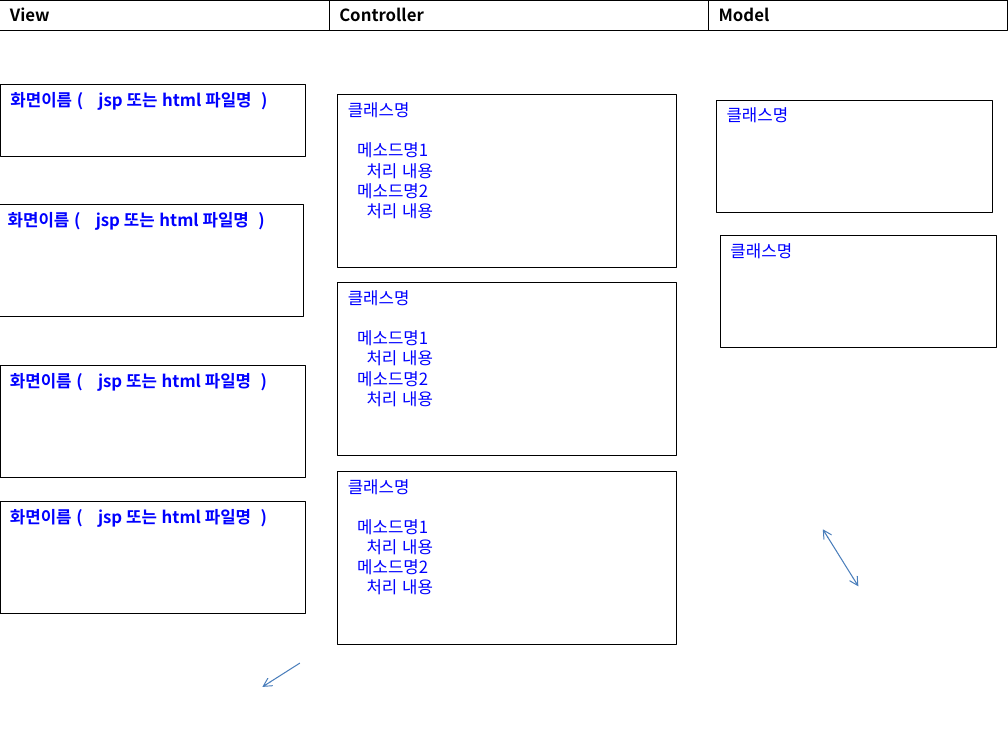
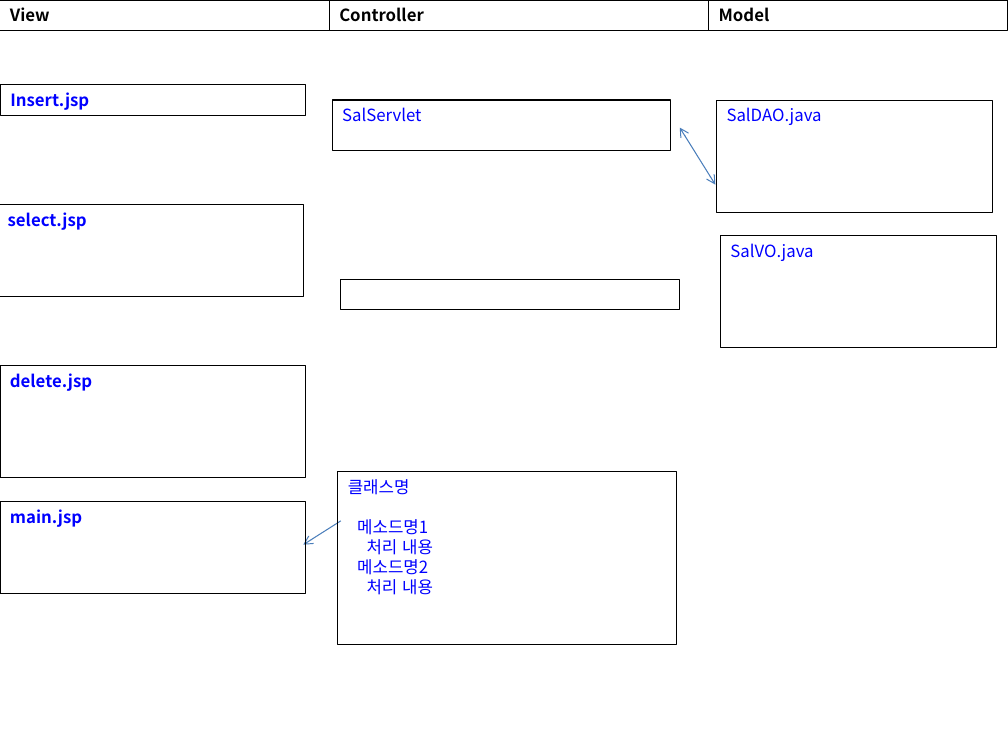
Before and after one commit to 29592/IOT, a slide deck: slide 1 of iot/02 JSP Servlet/02 lab/lab15 Salgrade (MVC model2) 설계 문제.pptx. Drawn at 1008x756 pixels with LibreOffice and Linux fonts; fonts in the diff are those of the drawing. Boxes give left, top, right and bottom in pixels: in the first picture for what was removed or moved away, otherwise in the second. Text is boxed around its words. In the diff, an @@ line names an element or a change of style, - is before the commit and + after.

```diff
--- a/iot/02 JSP Servlet/02 lab/lab15 Salgrade (MVC model2) 설계 문제.pptx
+++ b/iot/02 JSP Servlet/02 lab/lab15 Salgrade (MVC model2) 설계 문제.pptx
@@ rectangle "Insert.jsp": place and size @@
-rectangle "Insert.jsp" at bbox=[0, 85, 305, 156]
+rectangle "Insert.jsp" at bbox=[0, 85, 305, 115]
@@ text in rectangle at bbox=[10, 92, 89, 110]: text changed @@
-화면이름 ( jsp 또는 html 파일명 )
+Insert.jsp
@@ rectangle "SalServlet": place and size @@
-rectangle "SalServlet" at bbox=[338, 95, 676, 268]
+rectangle "SalServlet" at bbox=[333, 100, 671, 150]
@@ text in rectangle at bbox=[342, 107, 421, 122]: text changed @@
-클래스명
-메소드명1
-처리 내용
-메소드명2
-처리 내용
+SalServlet
@@ text in rectangle at bbox=[727, 107, 822, 125]: text changed @@
-클래스명
+SalDAO.java
@@ double arrow moved from (823, 529) - (859, 587) to (679, 128) - (716, 184) @@
@@ rectangle "select.jsp": place and size @@
-rectangle "select.jsp" at bbox=[0, 205, 303, 317]
+rectangle "select.jsp" at bbox=[0, 205, 303, 296]
@@ text in rectangle at bbox=[8, 212, 87, 230]: text changed @@
-화면이름 ( jsp 또는 html 파일명 )
+select.jsp
@@ text in rectangle at bbox=[730, 243, 813, 261]: text changed @@
-클래스명
+SalVO.java
@@ rectangle: place and size @@
-rectangle at bbox=[338, 283, 676, 457]
+rectangle at bbox=[341, 279, 679, 309]
@@ text in rectangle at bbox=[348, 290, 433, 407]: text removed @@
-클래스명
-메소드명1
-처리 내용
-메소드명2
-처리 내용
@@ text in rectangle at bbox=[10, 373, 92, 391]: text changed @@
-화면이름 ( jsp 또는 html 파일명 )
+delete.jsp
@@ rectangle "main.jsp": place and size @@
-rectangle "main.jsp" at bbox=[0, 502, 305, 614]
+rectangle "main.jsp" at bbox=[0, 502, 305, 594]
@@ text in rectangle at bbox=[10, 509, 82, 527]: text changed @@
-화면이름 ( jsp 또는 html 파일명 )
+main.jsp
@@ arrow moved from (299, 663) - (262, 686) to (341, 521) - (303, 544) @@
```
Also in this commit, not shown: 16 other files.
